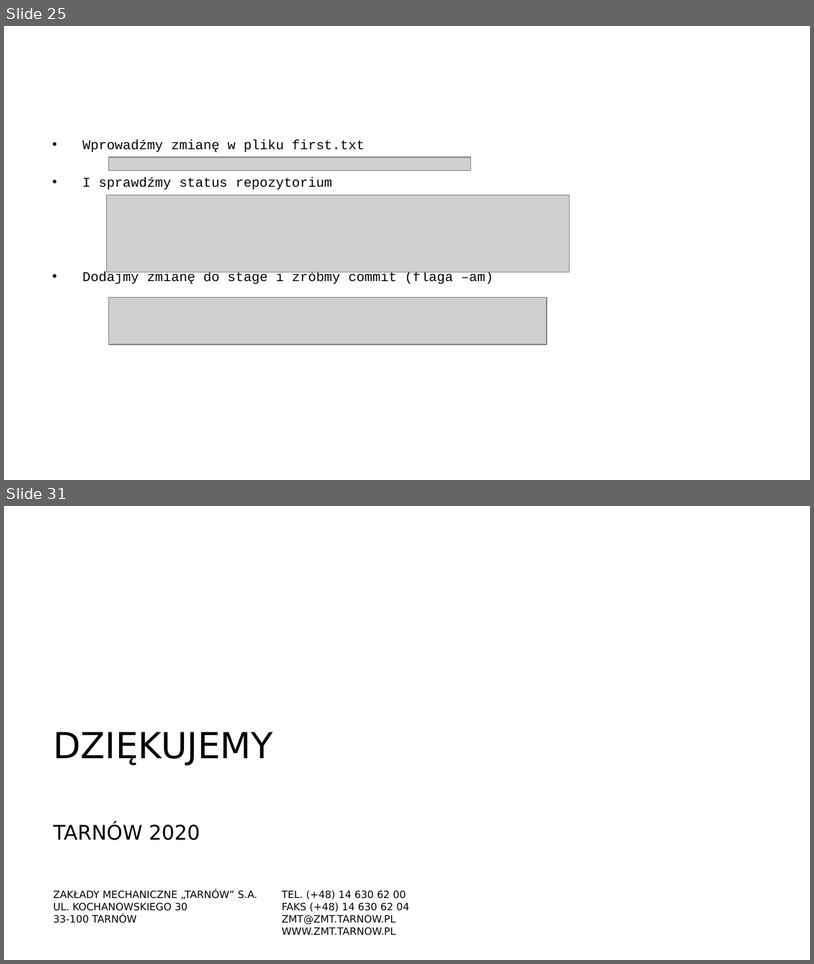
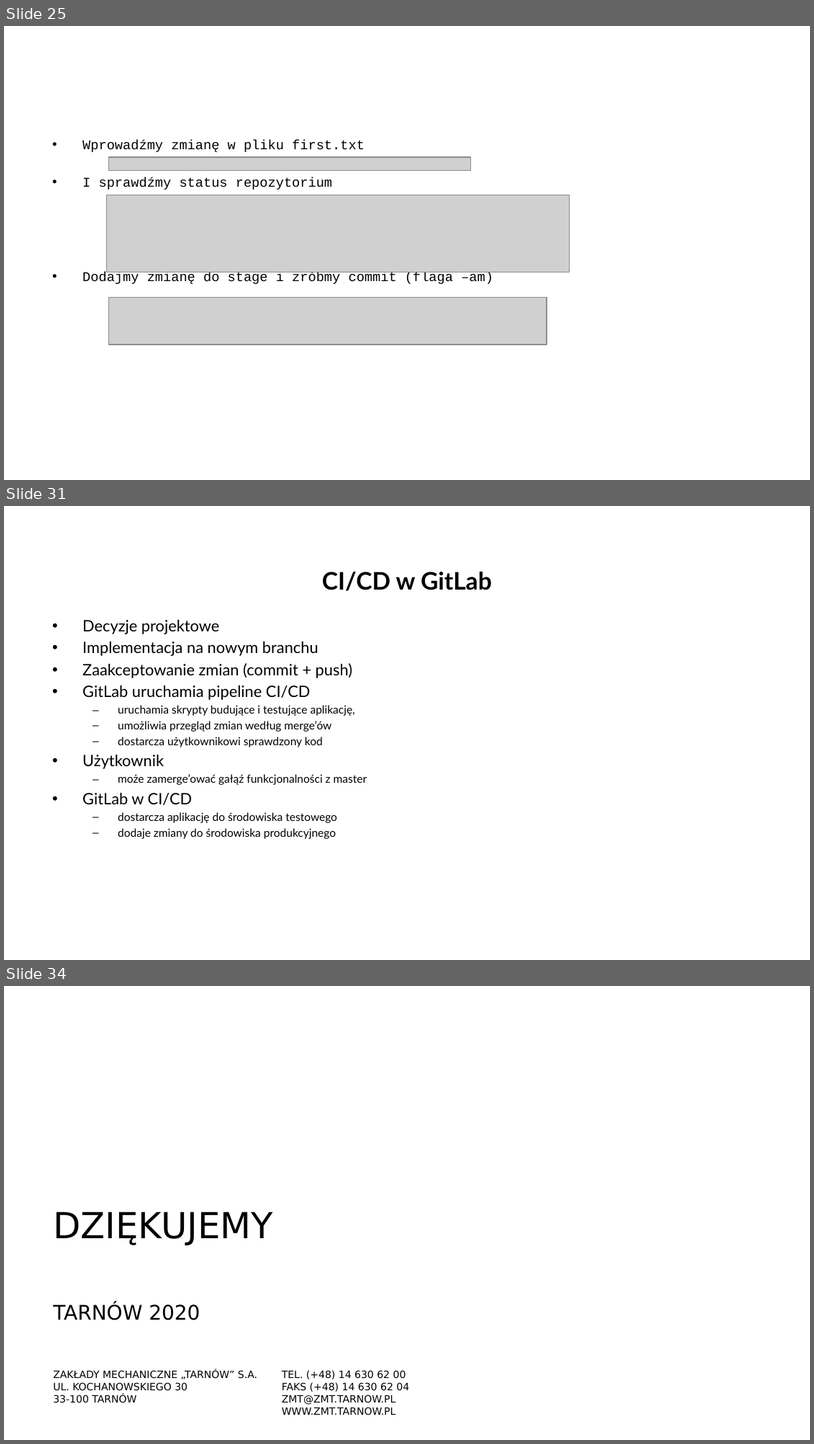
Before and after one commit to arturkwiek/gitlab-tutorial, a slide deck: gitLab - tutorial.pptx. Shown one above the other, each under a label of ours: slides 25 and 31 before the commit, slides 25, 31 and 34 after it; the slides between them are not shown. The pictures are 814x964 and 814x1444 pixels, drawn with LibreOffice and Linux fonts; fonts in the diff are those of the drawing; grey boxes stand for pictures; background and template pictures are left out. Boxes give left, top, right and bottom in pixels: in the first picture for what was removed or moved away, otherwise in the second. Text is boxed around its words. In the diff, an @@ line names an element or a change of style, - is before the commit and + after.

```diff
--- a/gitLab - tutorial.pptx
+++ b/gitLab - tutorial.pptx
@@ slide 31 added at (x1=4, y1=506, x2=810, y2=960), background picture (left out) @@
@@ title added at (x1=322, y1=572, x2=492, y2=591), 21.6 pt, text #000000, bold @@
+CI/CD w GitLab
@@ text added at (x1=82, y1=620, x2=368, y2=839), 10 pt, text #000000 @@
+• Decyzje projektowe
+• Implementacja na nowym branchu
+• Zaakceptowanie zmian (commit + push)
+• GitLab uruchamia pipeline CI/CD
+  – uruchamia skrypty budujące i testujące aplikację,
+  – umożliwia przegląd zmian według merge’ów
+  – dostarcza użytkownikowi sprawdzony kod
+  • Użytkownik
+  – może zamerge’ować gałąź funkcjonalności z master
+  • GitLab w CI/CD
+  – dostarcza aplikację do środowiska testowego
+  – dodaje zmiany do środowiska produkcyjnego
@@ what was slide 31 is now slide 34 @@
```
Also in this commit, not shown: 3 slides changed, 5 other slides added, 3 slides removed, 4 other files.
